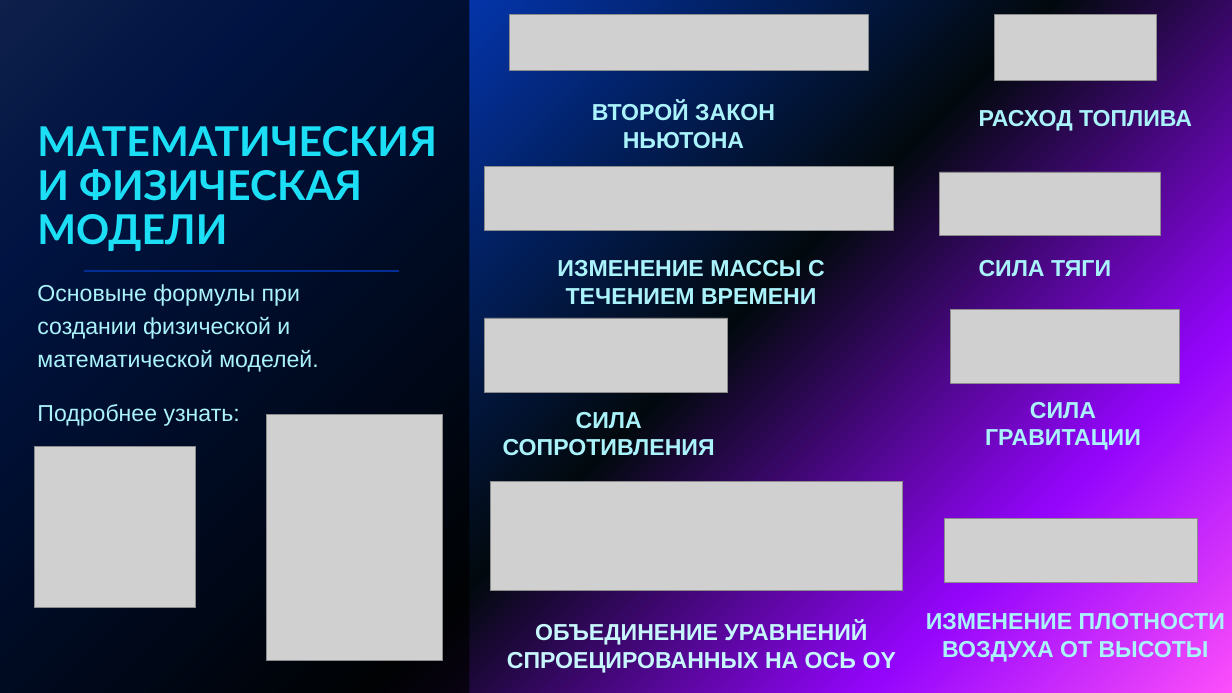
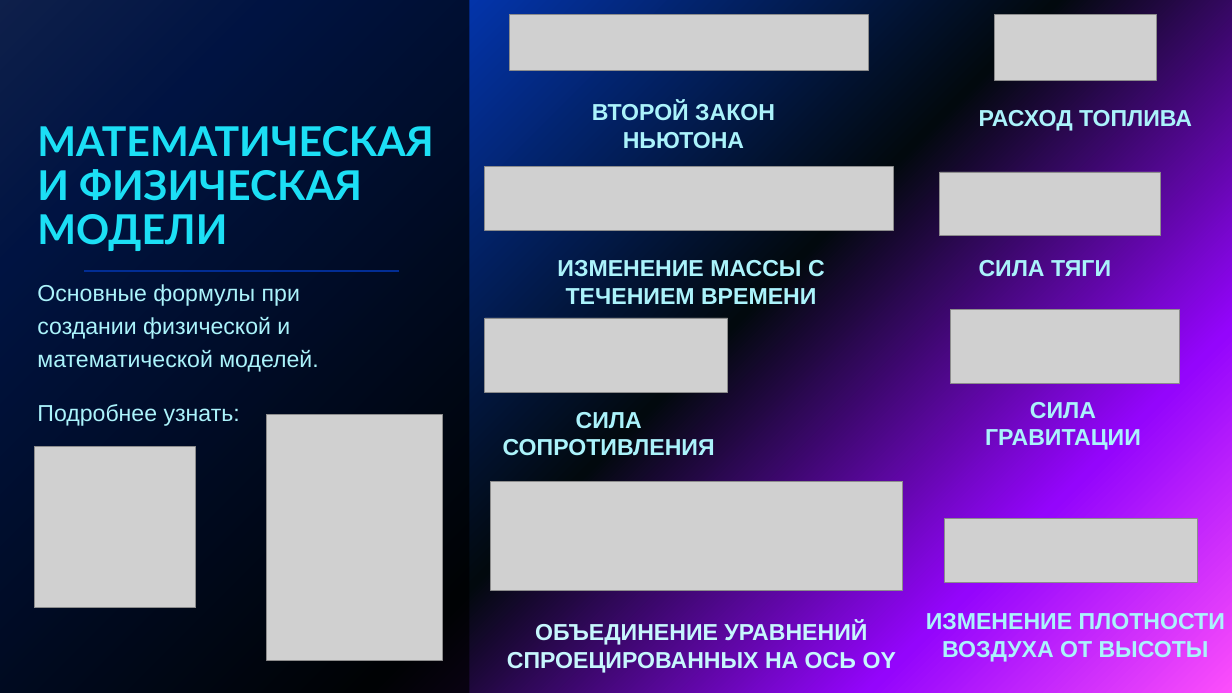
Before and after one commit to denisnagornyy/-, a slide deck: slide 5 of Хайп презентация (4).pptx. Drawn at 1232x693 pixels with LibreOffice and Linux fonts; fonts in the diff are those of the drawing; grey boxes stand for pictures. Boxes give left, top, right and bottom in pixels: in the first picture for what was removed or moved away, otherwise in the second. Text is boxed around its words. In the diff, an @@ line names an element or a change of style, - is before the commit and + after.

```diff
--- a/Хайп презентация (4).pptx
+++ b/Хайп презентация (4).pptx
@@ title at [37,126,433,251]: text changed @@
-МАТЕМАТИЧЕСКИЯ И ФИЗИЧЕСКАЯ МОДЕЛИ
+МАТЕМАТИЧЕСКАЯ И ФИЗИЧЕСКАЯ МОДЕЛИ
@@ text at [37,284,318,372]: text changed @@
-Основыне формулы при создании физической и математической моделей.
+Основные формулы при создании физической и математической моделей.
```
